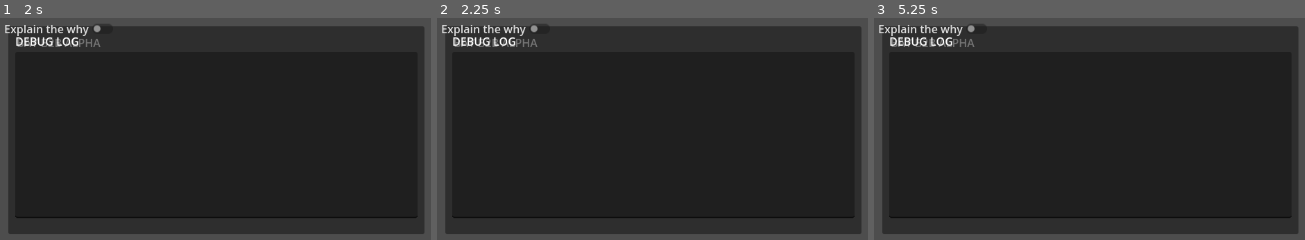
Above: before the commit, frames 1-3 (left to right).
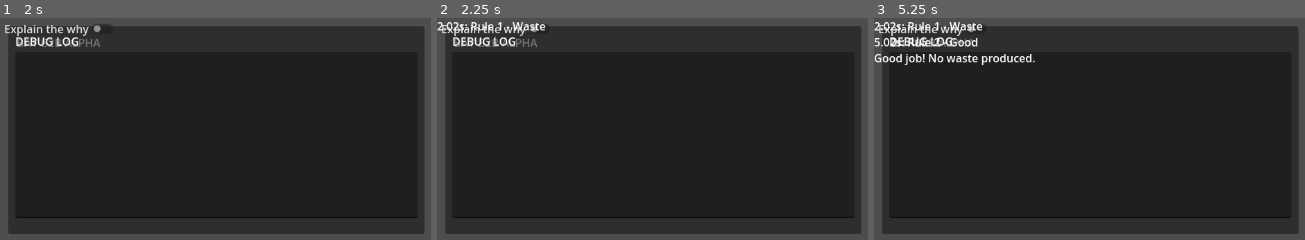
Above: after the commit, the same moments.

Repository: donotworryitisme-boop/wots-alpha
Game: Godot game, scene res://scenes/Main.tscn
The game is run twice, just before and just after one commit, with the same random seed, the same clock (stepped at 60 frames per second) and the same inputs.
Inputs:
- Up to frame 1 (2 s): click "Explain the why" at 0.5 s; click "Explain the why" at 1.25 s
- Up to frame 2 (2.25 s): click "Explain the why" at 2 s
- Up to frame 3 (5.25 s): tap Enter at 2.75, 4.25 s; tap Space at 3.5, 5 s

Frame 1 is identical in both runs. In frame 2, 0.5% of the frame differs, in the area x 0-26%, y 1-6%; in frame 3, 1.7%, in the area x 0-38%, y 1-22%.
Error before the commit: Invalid call. Nonexistent function 'append_bbcode' in base 'RichTextLabel'. (res://core/feedback/FeedbackLayer.gd:26)

Commit message:
BAY-ALPHA007: Finalize Stage 7 stabilization and alpha release prep

Diff:
--- a/core/feedback/FeedbackLayer.gd
+++ b/core/feedback/FeedbackLayer.gd
@@ -6,6 +6,7 @@
 
 var explain_why_enabled: bool = false
 var events: Array = []
+var output: String = ""
 
 func _ready() -> void:
 	# Initialize toggle state and connect the signal.
@@ -14,27 +15,31 @@
 	reset()
 
 func reset() -> void:
-	# Clear the timeline and stored events.
+	# Clear the timeline, stored events, and output.
 	events.clear()
-	$RichTextLabel.clear()
+	output = ""
+	if $RichTextLabel:
+		$RichTextLabel.text = output
 
 func handle_event(rule_id: int, produces_waste: bool, timestamp: float) -> void:
 	# Record and display an event in the timeline.
 	events.append({"time": timestamp, "rule_id": rule_id, "waste": produces_waste})
 	var time_str: String = "%0.2f" % timestamp
 	var status: String = "Waste" if produces_waste else "Good"
-	$RichTextLabel.append_bbcode("[b]" + time_str + "s[/b]: Rule " + str(rule_id) + " - " + status + "\n")
+	output += time_str + "s: Rule " + str(rule_id) + " - " + status + "\n"
 	if not produces_waste:
-		$RichTextLabel.append_bbcode("[color=green]Good job! No waste produced.[/color]\n")
+		output += "Good job! No waste produced.\n"
 	elif explain_why_enabled:
 		# Provide a simple explanation for waste. This can be expanded later.
-		$RichTextLabel.append_bbcode("[color=yellow]Explanation: Waste occurred due to rule "
-			+ str(rule_id) + " violation.[/color]\n")
+		output += "Explanation: Waste occurred due to rule " + str(rule_id) + " violation.\n"
+	if $RichTextLabel:
+		$RichTextLabel.text = output
 
 func notify_session_end(final_score: int) -> void:
 	# Add a cue when the session ends.
-	$RichTextLabel.append_bbcode("[color=cyan]Session ended. Final score: "
-		+ str(final_score) + "[/color]\n")
+	output += "Session ended. Final score: " + str(final_score) + "\n"
+	if $RichTextLabel:
+		$RichTextLabel.text = output
 
 func _on_toggle_changed(button_pressed: bool) -> void:
 	# Update the explain‑why toggle state.
